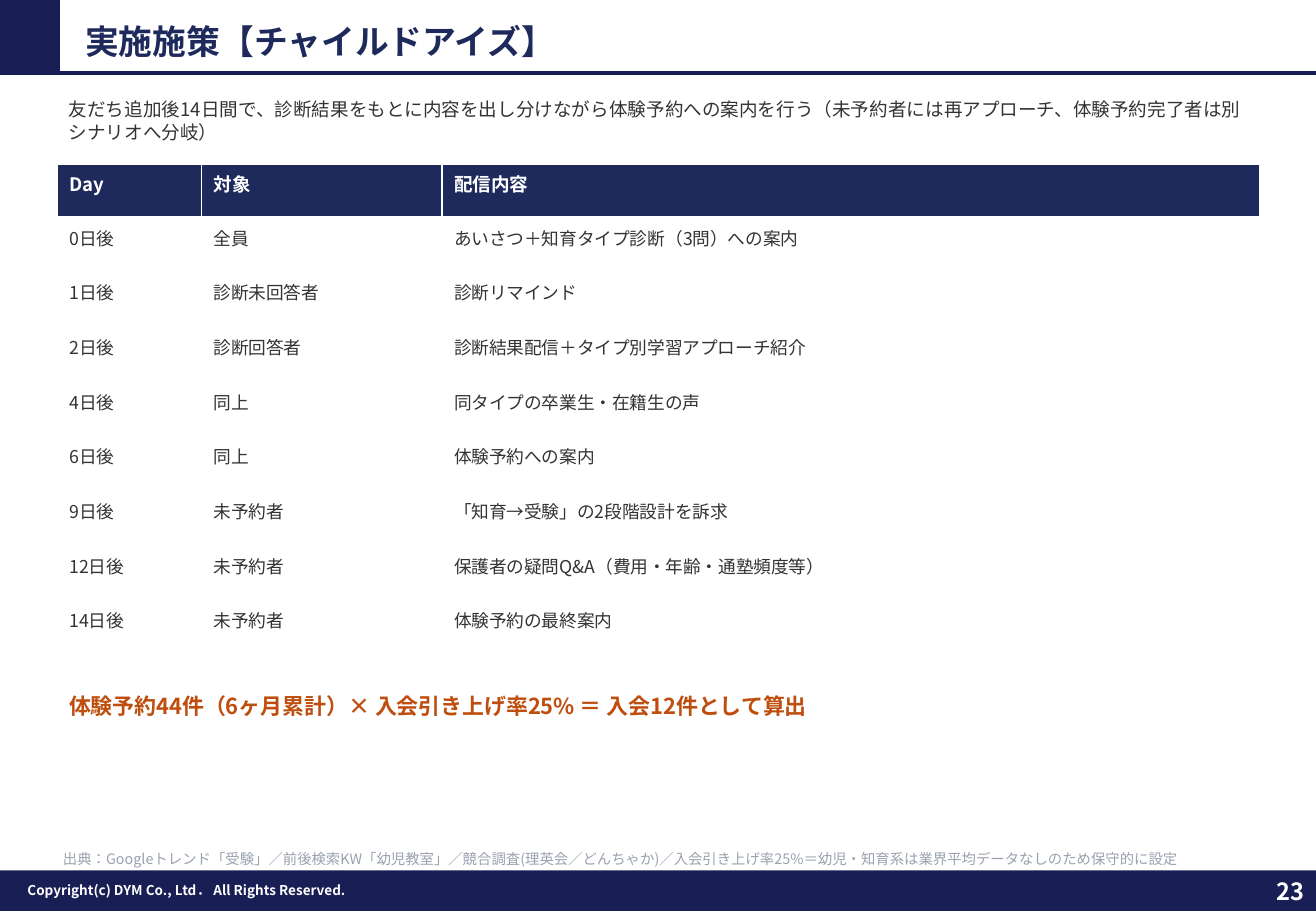
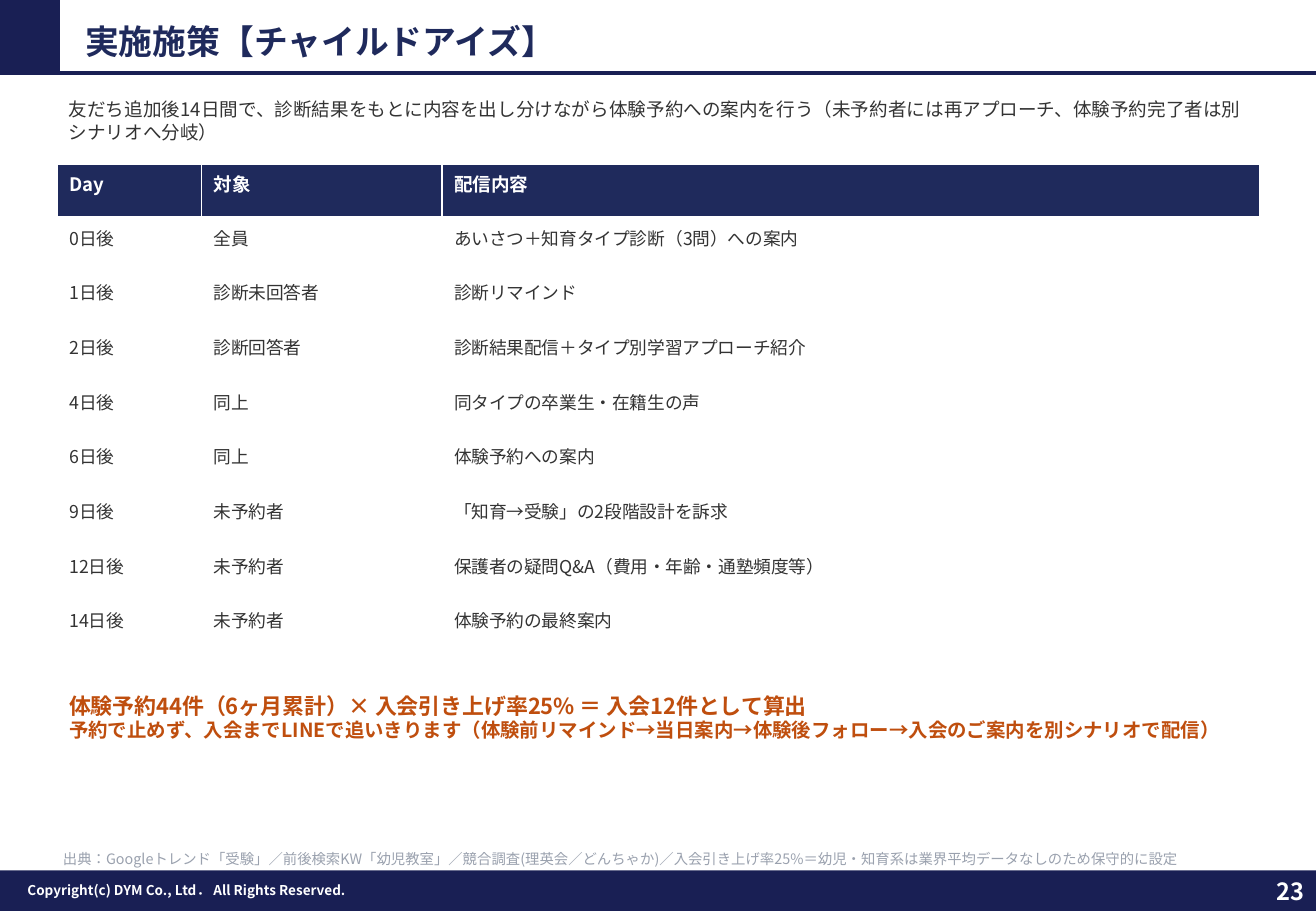
Before and after one commit to tonomura-r-dev/folder, a slide deck: slide 23 of 202609_株式会社やる気スイッチグループ御中_LINE公式アカウント運用のご提案_ver2.pptx. Drawn at 1316x911 pixels with LibreOffice and Linux fonts; fonts in the diff are those of the drawing; background and template pictures are left out. Boxes give left, top, right and bottom in pixels: in the first picture for what was removed or moved away, otherwise in the second. Text is boxed around its words. In the diff, an @@ line names an element or a change of style, - is before the commit and + after.

```diff
--- a/202609_株式会社やる気スイッチグループ御中_LINE公式アカウント運用のご提案_ver2.pptx
+++ b/202609_株式会社やる気スイッチグループ御中_LINE公式アカウント運用のご提案_ver2.pptx
@@ text at (x1=69, y1=720, x2=1219, y2=739): paragraph added @@
+予約で止めず、入会までLINEで追いきります（体験前リマインド→当日案内→体験後フォロー→入会のご案内を別シナリオで配信）
```
Also in this commit, not shown: 2 other slides changed.
